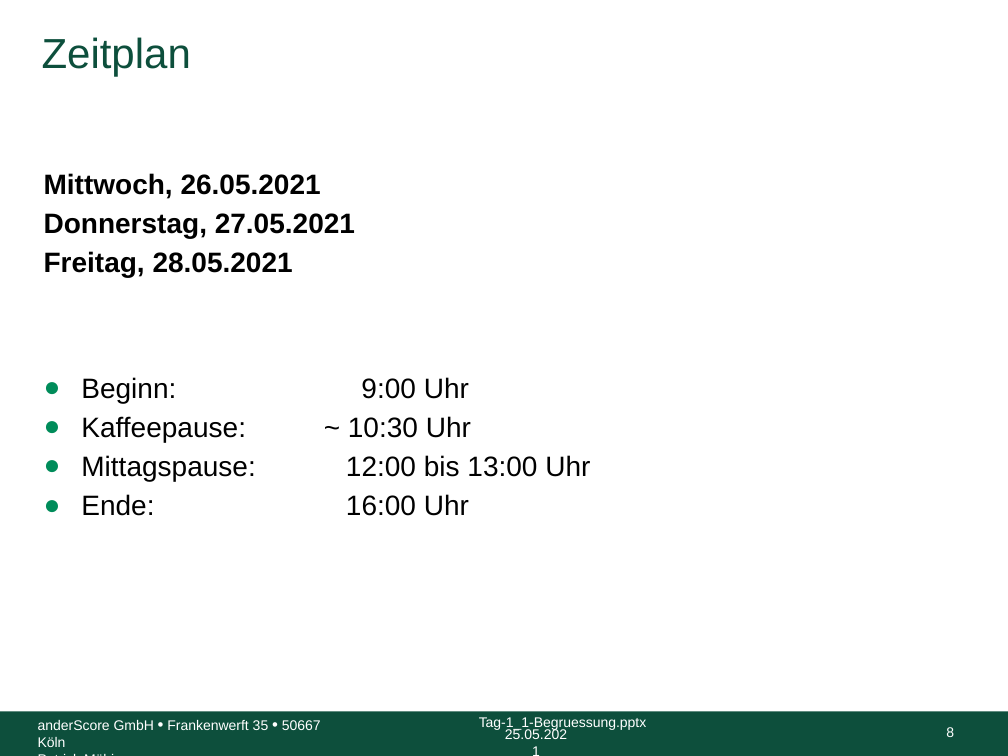
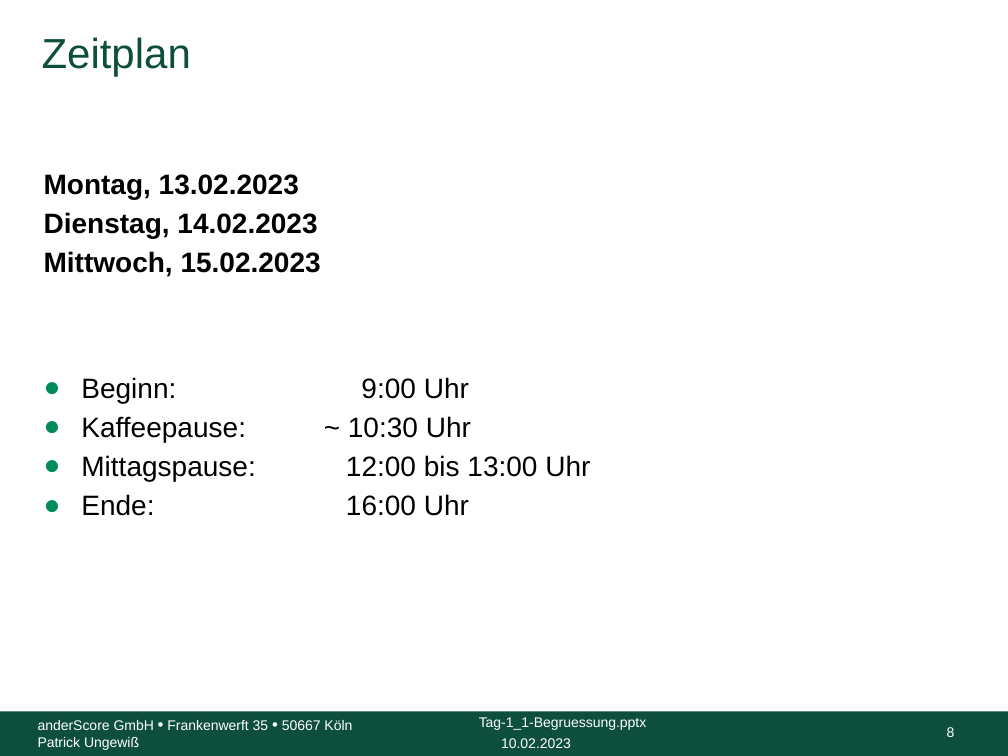
Before and after one commit to anderscore-gmbh/wicket-training, a slide deck: slide 8 of slides/Tag-1_1-Begruessung.pptx. Drawn at 1008x756 pixels with LibreOffice and Linux fonts; fonts in the diff are those of the drawing; background and template pictures are left out. Boxes give left, top, right and bottom in pixels: in the first picture for what was removed or moved away, otherwise in the second. Text is boxed around its words. In the diff, an @@ line names an element or a change of style, - is before the commit and + after.

```diff
--- a/slides/Tag-1_1-Begruessung.pptx
+++ b/slides/Tag-1_1-Begruessung.pptx
@@ text at box(44, 174, 321, 277): text changed @@
-Mittwoch, 26.05.2021
-Donnerstag, 27.05.2021
-Freitag, 28.05.2021
+Montag, 13.02.2023
+Dienstag, 14.02.2023
+Mittwoch, 15.02.2023
@@ text at box(38, 737, 139, 750): text changed @@
-Patrick Möbius
+Patrick Ungewiß
@@ text at box(501, 738, 571, 748): text changed @@
-25.05.2021
+10.02.2023
```
Also in this commit, not shown: 13 other slides changed, 38 other files.
